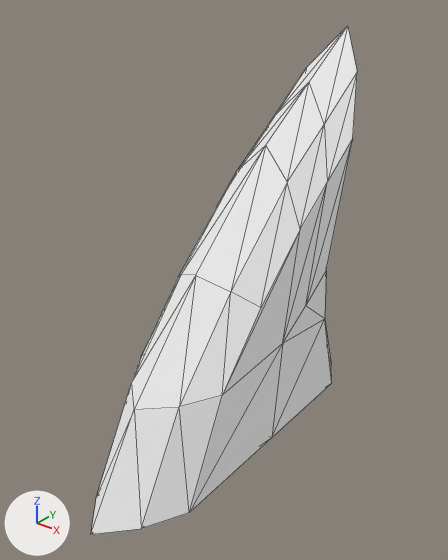
The glTF model addons/Cubiix_Assets/Mods/CoreAssets/Assets/Mesh/Base/Extra/Shark_Extra.gltf, before and after one commit.
Before and after are seen from a camera (50 mm lens) standing at (1.33, -1.67, 6.31) and looking at (0.0, 0.0, 5.28). Every picture has the same lights, and +X, +Y and +Z are marked at lower left. Mesh edges are drawn as thin lines. Vertices at the same position are counted once.

Script lines for the objects in view, before the commit:
```python
mat_material = principled_material('Material')
mat_material.base_color = (1.0, 1.0, 1.0)  # white #ffffff
mat_material.metallic = 1.0
mat_material.roughness = 1.0
me_plane_032 = bpy.data.meshes.new('Plane.032')
me_plane_032.from_pydata(...)  # 54 vertices, 104 faces; spans x -0.2..0.2, y -0.74..0.82, z 4.58..6.14
me_plane_032.materials.append(mat_material)  # white #ffffff
ob_shark_extra = bpy.data.objects.new('Shark_Extra', me_plane_032)
ob_shark_extra.location = (0.0, 0.0, 0.0)
```
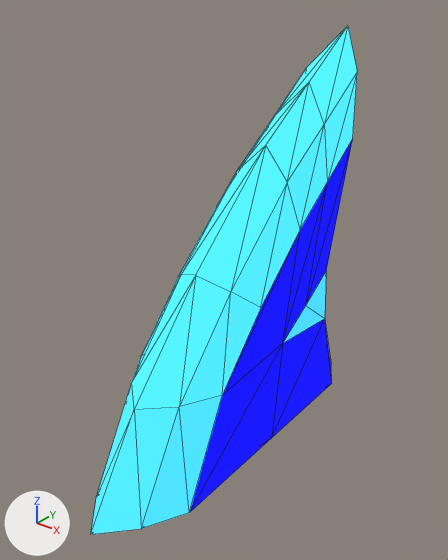
Pixel boxes (x1, y1, x2, y2) of what changed, in the pictures (448 x 560 px):
```json
{"object": "Shark_Extra", "change": "surface changed", "before": [91, 26, 357, 534], "after": [91, 26, 357, 534]}
```

Edits to the scene script, one JSON object a line:
```json
{"op": "add", "block": "img_shader_teststrip", "code": ["img_shader_teststrip = load_image('Shader_TestStrip', 'Shader_TestStrip.png', 18, 2, 'sRGB')"]}
{"block": "mat_material", "where": "n0 = _N.new('ShaderNodeBsdfPrincipled'); n0.name = 'Principled BSDF'"}
{"op": "remove", "block": "mat_material", "code": "n0.inputs[0].default_value = (1.0, 1.0, 1.0, 1.0)  # 'Base Color', white #ffffff"}
{"op": "remove", "block": "mat_material", "code": "n0.inputs[1].default_value = 1.0  # 'Metallic'"}
{"op": "add", "block": "mat_material", "code": "n0.inputs[28].default_value = 1.0  # 'Emission Strength'"}
{"op": "add", "block": "mat_material", "code": "n2 = _N.new('ShaderNodeTexImage'); n2.name = 'Image Texture'"}
{"op": "add", "block": "mat_material", "code": "n2.image = img_shader_teststrip"}
{"op": "add", "block": "mat_material", "code": "n2.interpolation = 'Closest'"}
{"op": "add", "block": "mat_material", "code": "n3 = _N.new('ShaderNodeTexImage'); n3.name = 'Image Texture.001'"}
{"op": "add", "block": "mat_material", "code": "n3.image = img_shader_teststrip"}
{"op": "add", "block": "mat_material", "code": "n3.interpolation = 'Closest'"}
{"op": "add", "block": "mat_material", "code": "_L.new(n2.outputs[0], n0.inputs[27])  # 'Color' to 'Emission Color'"}
{"op": "add", "block": "mat_material", "code": "_L.new(n3.outputs[0], n0.inputs[0])  # 'Color' to 'Base Color'"}
{"block": "me_plane_032", "where": "me_plane_032.from_pydata(...)  # 54 vertices, 104 faces; spans x -0.2..0.2, y -0.74..0.82, z 4.58..6.14"}
{"block": "me_plane_032", "where": "# used by ob_shark_extra; location = (0.0, 0.0, 0.0)"}
{"block": "me_plane_032", "change": "me_plane_032 part 1: texture (UV) coordinates of 88 of 104 faces, centred in x -0.2..0.2, y -0.62..0.71, z 4.71..5.97, changed; they spanned u 0.25..0.75, v 0.75..0.75 and now span u 0.03..0.09, v 0.75..0.75"}
```
